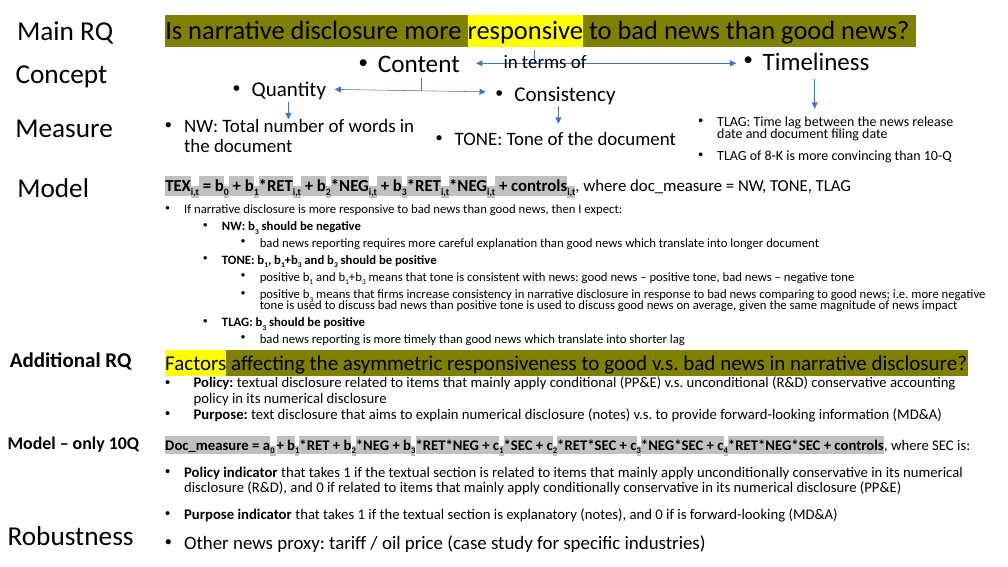
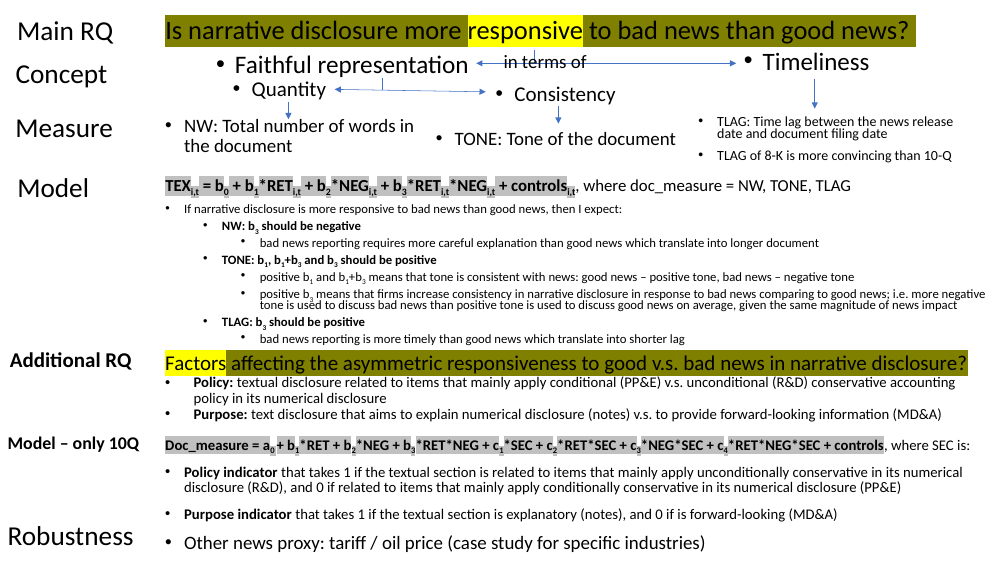
Before and after one commit to fengzhi22/narrative_conservatism, a slide deck: slide 1 of output/Figures.pptx. Drawn at 1008x567 pixels with LibreOffice and Linux fonts; fonts in the diff are those of the drawing. Boxes give left, top, right and bottom in pixels: in the first picture for what was removed or moved away, otherwise in the second. Text is boxed around its words. In the diff, an @@ line names an element or a change of style, - is before the commit and + after.

```diff
--- a/output/Figures.pptx
+++ b/output/Figures.pptx
@@ text at [235,55,469,79]: text changed @@
-• Content
+• Faithful representation
@@ line moved from (421, 79) - (421, 91) to (383, 78) - (383, 91) @@
```
Also in this commit, not shown: 2 other slides changed, 36 other files.
